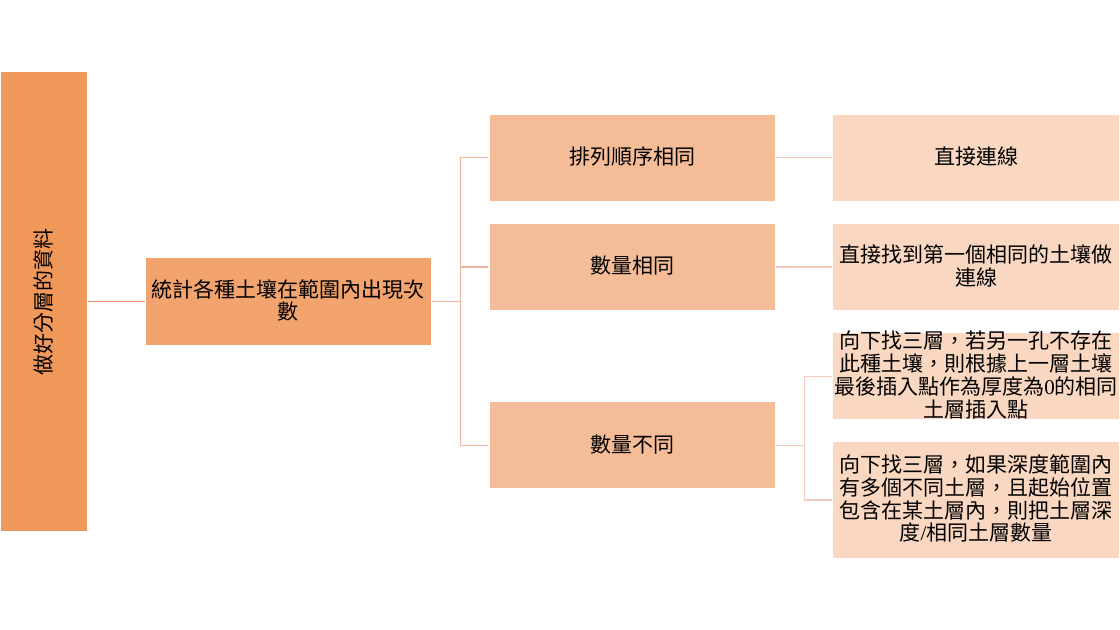
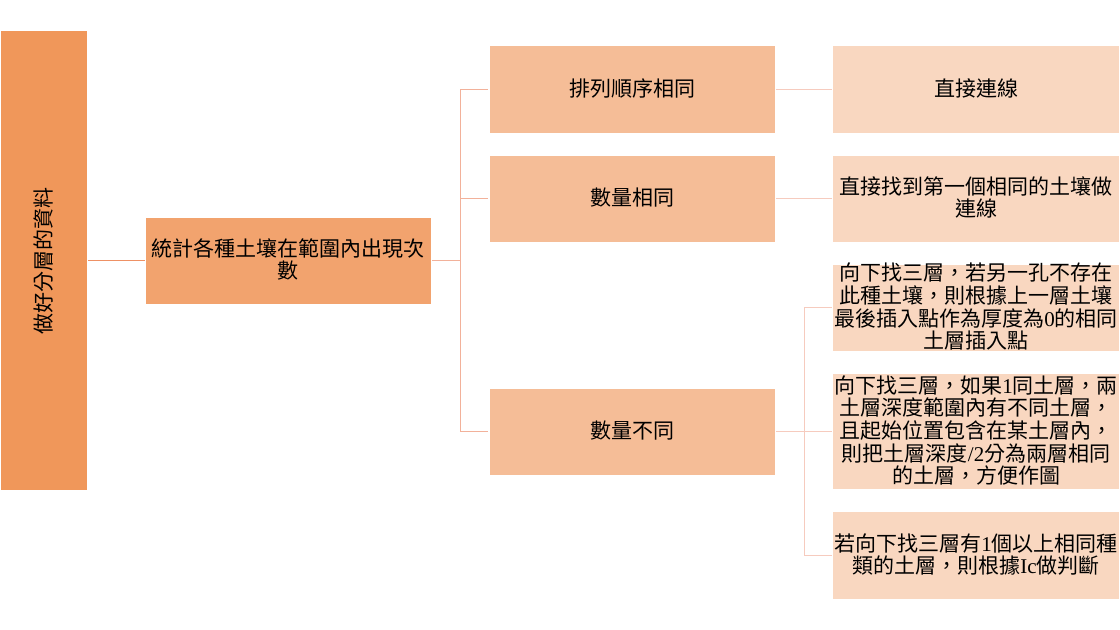
Before and after one commit to MengchunLin/CECI, a slide deck: slide 5 of 1008.pptx. Drawn at 1120x630 pixels with LibreOffice and Linux fonts; fonts in the diff are those of the drawing. Boxes give left, top, right and bottom in pixels: in the first picture for what was removed or moved away, otherwise in the second. Text is boxed around its words. In the diff, an @@ line names an element or a change of style, - is before the commit and + after.

```diff
--- a/1008.pptx
+++ b/1008.pptx
@@ rectangle moved from (x1=489, y1=223, x2=776, y2=311) to (x1=489, y1=46, x2=776, y2=134) @@
@@ freeform shape resized from (x1=432, y1=158, x2=489, y2=302) to (x1=432, y1=199, x2=489, y2=261) @@
@@ 2 texts, 2 rectangles, 1 freeform shape moved together from (x1=0, y1=72, x2=432, y2=531) to (x1=0, y1=31, x2=432, y2=490) @@
@@ freeform shape resized from (x1=432, y1=302, x2=489, y2=445) to (x1=432, y1=260, x2=489, y2=432) @@
@@ freeform shape removed at (x1=432, y1=267, x2=489, y2=302) @@
@@ 5 texts moved together from (x1=569, y1=146, x2=1118, y2=396) to (x1=569, y1=78, x2=1118, y2=331) @@
@@ 3 rectangles, 1 freeform shape moved together from (x1=489, y1=114, x2=1120, y2=311) to (x1=489, y1=155, x2=1120, y2=352) @@
@@ freeform shape resized from (x1=776, y1=376, x2=833, y2=445) to (x1=776, y1=308, x2=833, y2=432) @@
@@ text "數量不同" moved from (x1=590, y1=434, x2=674, y2=454) to (x1=590, y1=420, x2=674, y2=440) @@
@@ rectangle moved from (x1=489, y1=402, x2=776, y2=489) to (x1=489, y1=388, x2=776, y2=476) @@
@@ rectangle resized from (x1=833, y1=333, x2=1120, y2=420) to (x1=833, y1=374, x2=1120, y2=491) @@
@@ text at (x1=834, y1=372, x2=1118, y2=485): text changed @@
-向下找三層，如果深度範圍內有多個不同土層，且起始位置包含在某土層內，則把土層深度/相同土層數量
+向下找三層，如果1同土層，兩土層深度範圍內有不同土層，且起始位置包含在某土層內，則把土層深度/2分為兩層相同的土層，方便作圖
@@ freeform shape resized from (x1=776, y1=445, x2=833, y2=500) to (x1=776, y1=432, x2=833, y2=555) @@
@@ freeform shape moved from (x1=776, y1=263, x2=833, y2=271) to (x1=776, y1=428, x2=833, y2=436) @@
@@ rectangle resized from (x1=833, y1=442, x2=1120, y2=559) to (x1=833, y1=512, x2=1120, y2=599) @@
@@ group added at (x1=432, y1=46, x2=1120, y2=575): 2 freeform shapes, 1 rectangle, 1 text @@
+若向下找三層有1個以上相同種類的土層，則根據Ic做判斷
```
